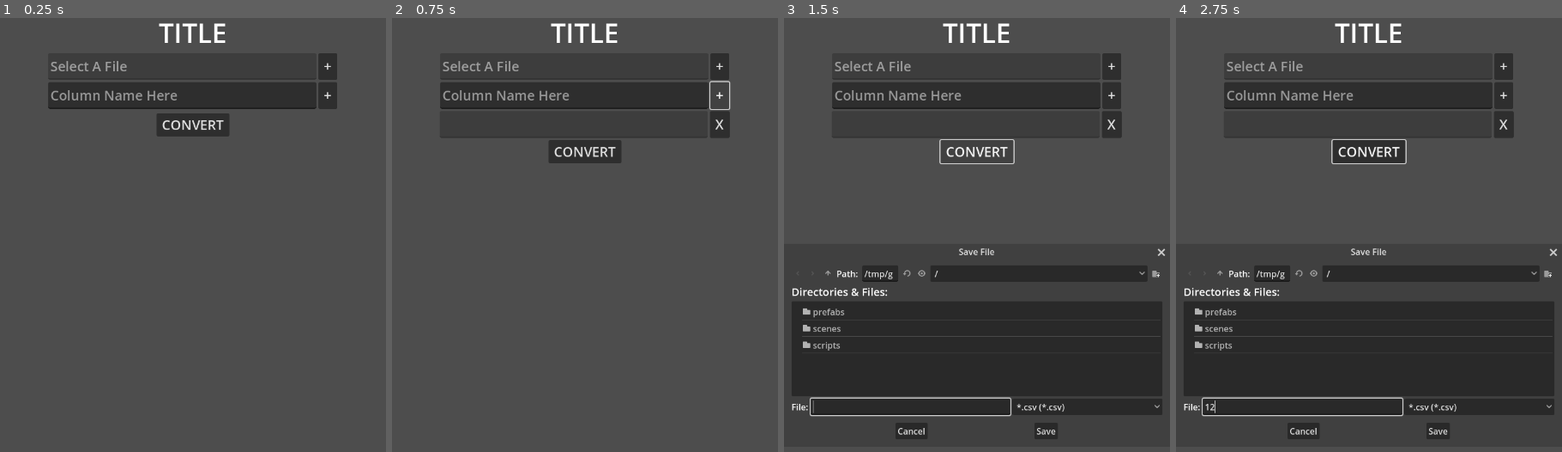
Above: before the commit, frames 1-4 (left to right).
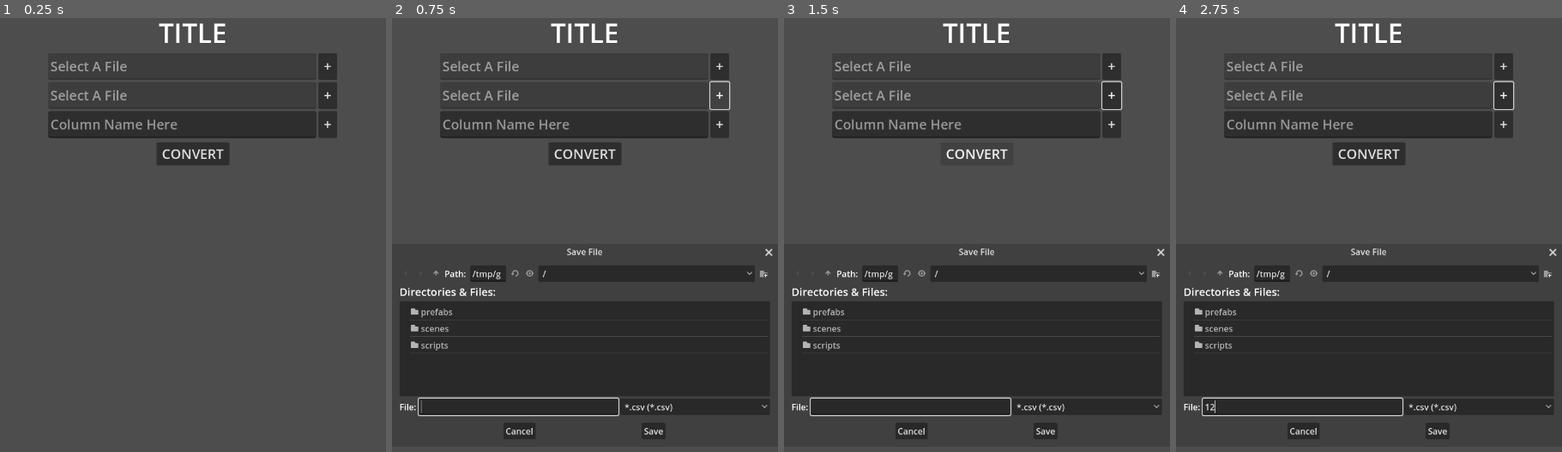
Above: after the commit, the same moments.

Repository: Minoqi/Markdown2CSV
Game: Godot game, scene res://scenes/program.tscn
Same seed, same stepped clock (60 frames per second), same inputs: the game is played once before the commit and once after it.
Inputs (mouse positions are in pixels of both pictures, inside the frame that each line leads up to):
- Up to frame 1 (0.25 s): no input
- Up to frame 2 (0.75 s): click "+" at 0.5 s
- Up to frame 3 (1.5 s): click "CONVERT" at 1.25 s
- Up to frame 4 (2.75 s): click (1303, 408) at 2.02 s; type "12" at 2.1 s

The runs differ from the first frame. In frame 1, 4.9% of the frame differs, in the area x 12-88%, y 16-34%; in frame 2, 29%, in the area x 2-99%, y 16-98%; in frame 3, 1.2%; in frame 4, 1.3%.

Commit message:
Make it store the last export location

Diff:
--- a/markdown2csv/project.godot
+++ b/markdown2csv/project.godot
@@ -11,6 +11,7 @@
 [application]
 
 config/name="Markdown2CSV"
+config/tags=PackedStringArray("programs")
 run/main_scene="res://scenes/program.tscn"
 config/features=PackedStringArray("4.3", "Forward Plus")
 config/icon="res://icon.svg"
--- a/markdown2csv/scenes/program.tscn
+++ b/markdown2csv/scenes/program.tscn
@@ -3,11 +3,13 @@
 [ext_resource type="PackedScene" uid="uid://kbt5trp8et7t" path="res://prefabs/column.tscn" id="1_4sdk5"]
 [ext_resource type="Script" path="res://scripts/Program.gd" id="1_li3nl"]
 
-[node name="Program" type="CanvasLayer" node_paths=PackedStringArray("selectFileDialog", "selectFileInput", "selectFileButton", "columnInput", "addColumnButton", "columnContainer", "convertButton", "saveFileDialog")]
+[node name="Program" type="CanvasLayer" node_paths=PackedStringArray("selectFileDialog", "selectFileInput", "selectFileButton", "exportFilePathInput", "exportFilePathButton", "columnInput", "addColumnButton", "columnContainer", "convertButton", "saveFileDialog")]
 script = ExtResource("1_li3nl")
 selectFileDialog = NodePath("SelectFileDialog")
 selectFileInput = NodePath("MarginContainer/VBoxContainer/FileContainer/FilePath")
 selectFileButton = NodePath("MarginContainer/VBoxContainer/FileContainer/OpenFile")
+exportFilePathInput = NodePath("MarginContainer/VBoxContainer/ExportFilePathContained/ExportFilePathLineEdit")
+exportFilePathButton = NodePath("MarginContainer/VBoxContainer/ExportFilePathContained/ExportFilePath")
 columnInput = NodePath("MarginContainer/VBoxContainer/ColumnAdderContainer/ColumnInput")
 addColumnButton = NodePath("MarginContainer/VBoxContainer/ColumnAdderContainer/AddColumn")
 columnContainer = NodePath("MarginContainer/VBoxContainer/ColumnsContainer")
@@ -54,6 +56,31 @@
 theme_override_font_sizes/font_size = 25
 text = " + "
 
+[node name="ExportFilePathContained" type="HBoxContainer" parent="MarginContainer/VBoxContainer"]
+layout_mode = 2
+alignment = 1
+
+[node name="ExportFilePathLineEdit" type="LineEdit" parent="MarginContainer/VBoxContainer/ExportFilePathContained"]
+custom_minimum_size = Vector2(500, 50)
+layout_mode = 2
+size_flags_horizontal = 4
+theme_override_font_sizes/font_size = 25
+placeholder_text = "Select A File"
+editable = false
+
+[node name="ExportFilePath" type="Button" parent="MarginContainer/VBoxContainer/ExportFilePathContained"]
+layout_mode = 2
+theme_override_font_sizes/font_size = 25
+text = " + "
+
+[node name="SaveFileName" type="LineEdit" parent="MarginContainer/VBoxContainer"]
+visible = false
+custom_minimum_size = Vector2(550, 50)
+layout_mode = 2
+size_flags_horizontal = 4
+theme_override_font_sizes/font_size = 25
+placeholder_text = "File Name"
+
 [node name="ColumnAdderContainer" type="HBoxContainer" parent="MarginContainer/VBoxContainer"]
 layout_mode = 2
 alignment = 1
--- a/markdown2csv/scripts/Program.gd
+++ b/markdown2csv/scripts/Program.gd
@@ -5,6 +5,9 @@
 @export var selectFileDialog : FileDialog
 @export var selectFileInput : LineEdit
 @export var selectFileButton : Button
+@export var exportFilePathInput : LineEdit
+@export var exportFilePathButton : Button
+@export var exportFileName : LineEdit
 @export var columnInput : LineEdit
 @export var addColumnButton : Button
 @export var columnContainer : VBoxContainer
@@ -16,6 +19,7 @@
 var columns : Array[String] = []
 var filePaths : PackedStringArray
 var csvFileInput : String = ""
+var saveFilePath : String = ""
 
 
 # Called when the node enters the scene tree for the first time.
@@ -24,7 +28,8 @@
 	selectFileButton.pressed.connect(_open_select_file)
 	addColumnButton.pressed.connect(_add_column)
 	convertButton.pressed.connect(_convert_pressed)
-	saveFileDialog.file_selected.connect(_export_csv_file)
+	saveFileDialog.file_selected.connect(_save_export_path)
+	exportFilePathButton.pressed.connect(_select_export_file_path)
 
 
 #region Open Files
@@ -59,13 +64,6 @@
 
 func _convert_to_csv() -> String:
 	var csvData : String = ""
-	#
-	### Store the columns
-	#for column in columns:
-		#csvData += column + "|"
-	#
-	### Remove the last delimitter (not needed)
-	#csvData = csvData.left(csvData.length() - 1)
 
 	## Convert each file into a CSV file
 	for filePath in filePaths:
@@ -93,15 +91,28 @@
 		## Remove final delimitters
 		csvData = csvData.left(csvData.length() - 1)
 
+		markdownFile.close()
+
+	print("CSV FILE: ", csvData)
 	return csvData
 
 
 #region Export Files
 func _convert_pressed() -> void:
-	saveFileDialog.popup()
+	_export_to_csv()
 
 
-func _export_csv_file(_savePath : String) -> void:
-	var csvFile = FileAccess.open(_savePath, FileAccess.WRITE)
+func _export_to_csv() -> void:
+	var csvFile = FileAccess.open(saveFilePath, FileAccess.WRITE)
 	csvFile.store_string(_convert_to_csv())
+	csvFile.close()
+
+
+func _save_export_path(_savePath : String) -> void:
+	saveFilePath = _savePath
+	exportFilePathInput.text = saveFilePath
+
+
+func _select_export_file_path() -> void:
+	saveFileDialog.popup()
 #endregion
